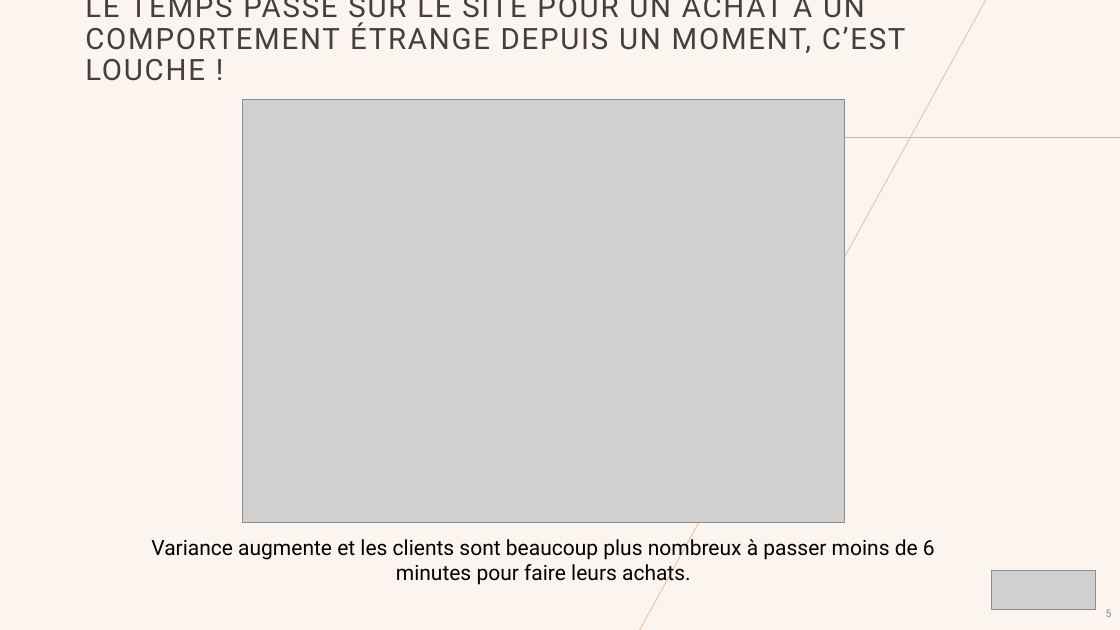
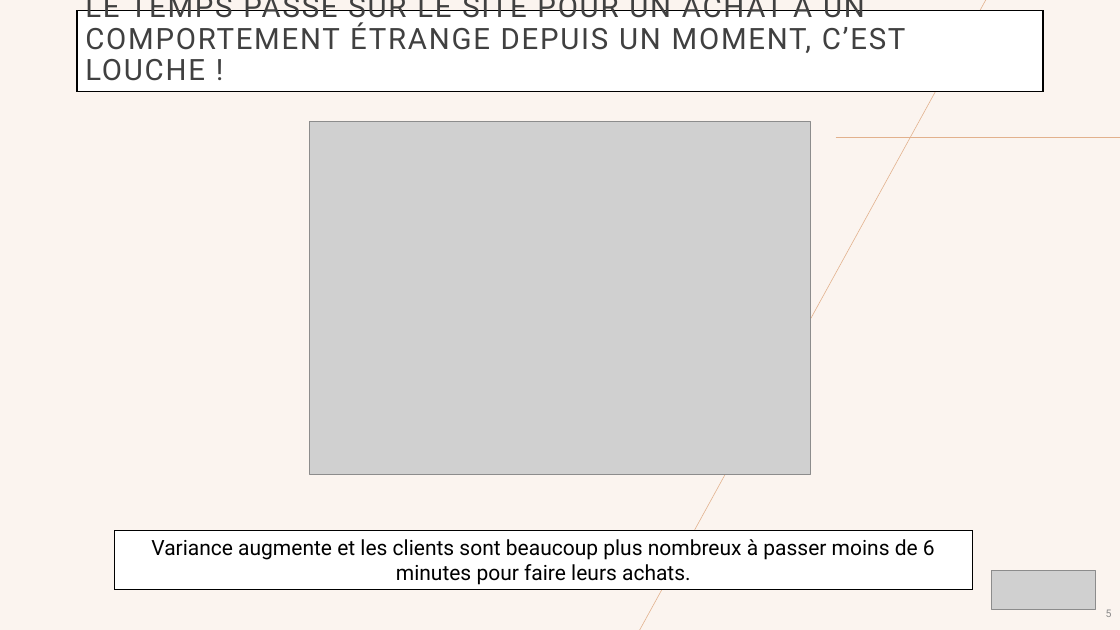
Before and after one commit to ziedbelhocine/Cours-OC, a slide deck: slide 5 of Data_Analyst/Projet_2/rapport mensuel des actions marketing2.pptx. Drawn at 1120x630 pixels with LibreOffice and Linux fonts; fonts in the diff are those of the drawing; grey boxes stand for pictures; background and template pictures are left out. Boxes give left, top, right and bottom in pixels: in the first picture for what was removed or moved away, otherwise in the second. Text is boxed around its words. In the diff, an @@ line names an element or a change of style, - is before the commit and + after.

```diff
--- a/Data_Analyst/Projet_2/rapport mensuel des actions marketing2.pptx
+++ b/Data_Analyst/Projet_2/rapport mensuel des actions marketing2.pptx
@@ title "LE TEMPS PASSÉ SUR LE ...": place and size @@
-title "LE TEMPS PASSÉ SUR LE ..." at [85,0,906,81]
+title "LE TEMPS PASSÉ SUR LE ..." at [77,11,1044,92]
@@ title "LE TEMPS PASSÉ SUR LE ..." at [77,11,1044,92]: fill none to #FFFFFF; outline none to #000000 1 pt @@
@@ picture: place and size @@
-picture at [243,99,844,523]
+picture at [310,122,811,474]
@@ rectangle "Variance augmente et les clients ...": place and size @@
-rectangle "Variance augmente et les clients ..." at [151,535,935,586]
+rectangle "Variance augmente et les clients ..." at [114,530,973,590]
@@ rectangle "Variance augmente et les clients ..." at [114,530,973,590]: fill none to #FFFFFF; outline none to #000000 1 pt @@
@@ page number added at [791,584,1044,618], 9 pt, text #8C8C8C @@
+5
```
Also in this commit, not shown: 4 other slides changed, 1 other file.
